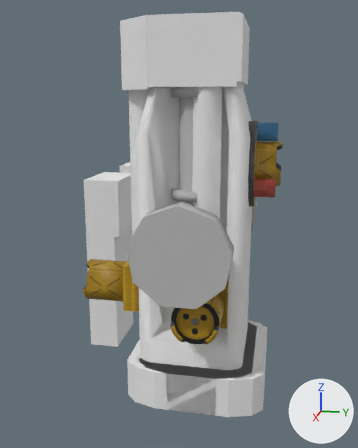
The Blender file Assets/homestead/models/chargerpad.blend: old version first, new version second.
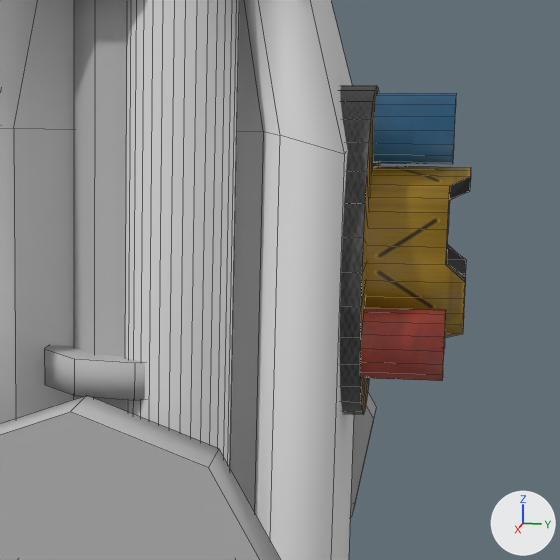
There are two pictures of each version: one whole from a 50 mm camera at (1.406, 0.189, 0.729) aimed at (-0.497, -0.191, 0.253), one close up on the part from 45% to 85% of the width and 22% to 55% of the height. Every picture has the same lights, and +X, +Y and +Z are marked at lower right. The close-ups show mesh edges as thin lines.

Objects in the first close-up: 'chargerBase', 'doubleBentPipe', 'pipe', 'roverBase', 'umbilicalEnd'.
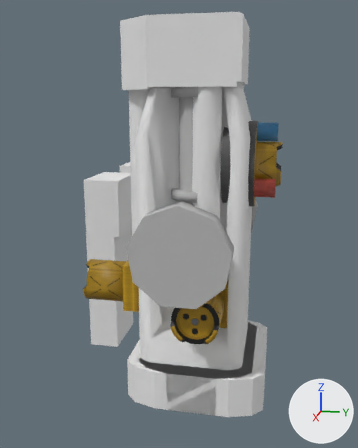
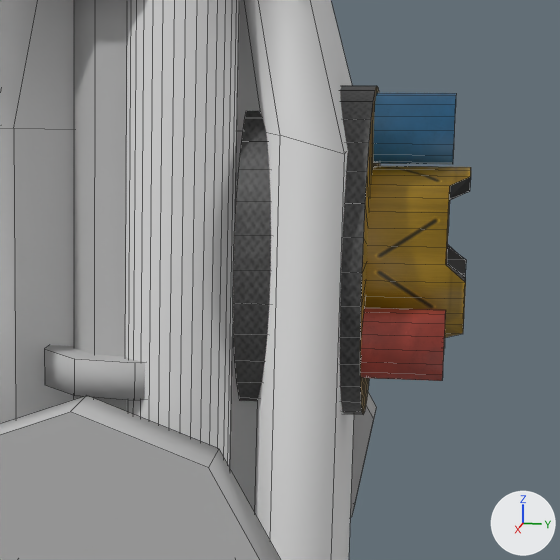
The change, as a list of edits to the scene's bpy script:
```text
Change me_circle:
    where me_circle.from_pydata(...)  # 384 vertices, 278 faces; spans x -1.0..1.0, y -1.0..1.0, z -0.21..1.3
    used by ob_umbilicalend; parent = ob_roverbase; location = (0.00099, -0.73, 0.561); rotation_euler = (1.571, 0.0, 0.0), in degrees (90, 0, 0); scale = (0.118, 0.118, 0.0923)
    me_circle part 1: all 32 vertices in x -1.0..1.0, y -1.0..1.0, z 1.05 are moved by (0.0, 0.0, 0.42)
```

What differs and where, as boxes [x1, y1, x2, y2] in the close-ups (560 x 560 px; the box of a moved part takes in the faces that stretch with it):
'umbilicalEnd', reshaped: before [340, 86, 471, 415]; after [233, 86, 471, 415]
part 1 of me_circle, moved or reshaped: before [340, 86, 377, 415]; after [233, 86, 377, 415]
